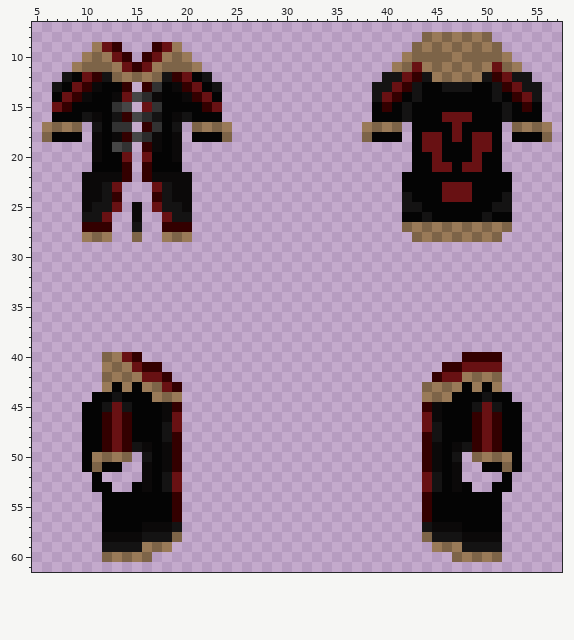
Pixel-art sprite, stored at Resources/Textures/_Umbra/Clothing/OuterClothing/WinterCoats/arduscoat.rsi/equipped-OUTERCLOTHING.png. The picture above was drawn from the file before the commit.
The file is 64x64 pixels. Colours within 5 levels of each other are drawn and written as one. Shown: x 5..57, y 7..61.
Now the later version:
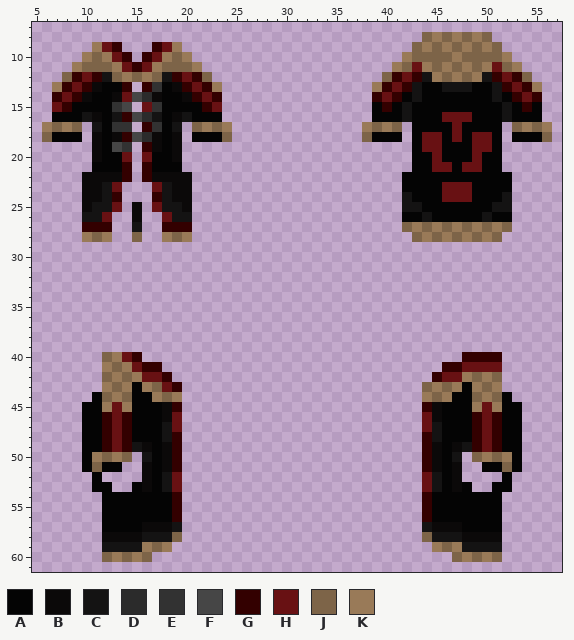
Palette (. is transparent): A #040404  B #0b0909  C #141313  D #2b2b2b  E #323232  F #464646  G #330000  H #681113  J #7d6448  K #997a58
Changes in this commit:
Changed rows in their new state; - is an unchanged pixel.
first column x 7:
12 -JG-----------GJ-----------------JG-----------GJ-
13 KG-------------GK---------------KG-------------GK
14 G---------------G---------------G---------------G
first column x 12:
43 -J------------------------------------J-
44 JKJ----------------------------------JKJ
45 K-K----------------------------------K-K
Where, in picture pixels (left, top, right, bottom), the same in both pictures:
changed: (52, 72, 82, 102)
changed: (192, 72, 222, 102)
changed: (372, 72, 402, 102)
changed: (512, 72, 542, 102)
changed: (102, 382, 132, 412)
changed: (472, 382, 502, 412)
